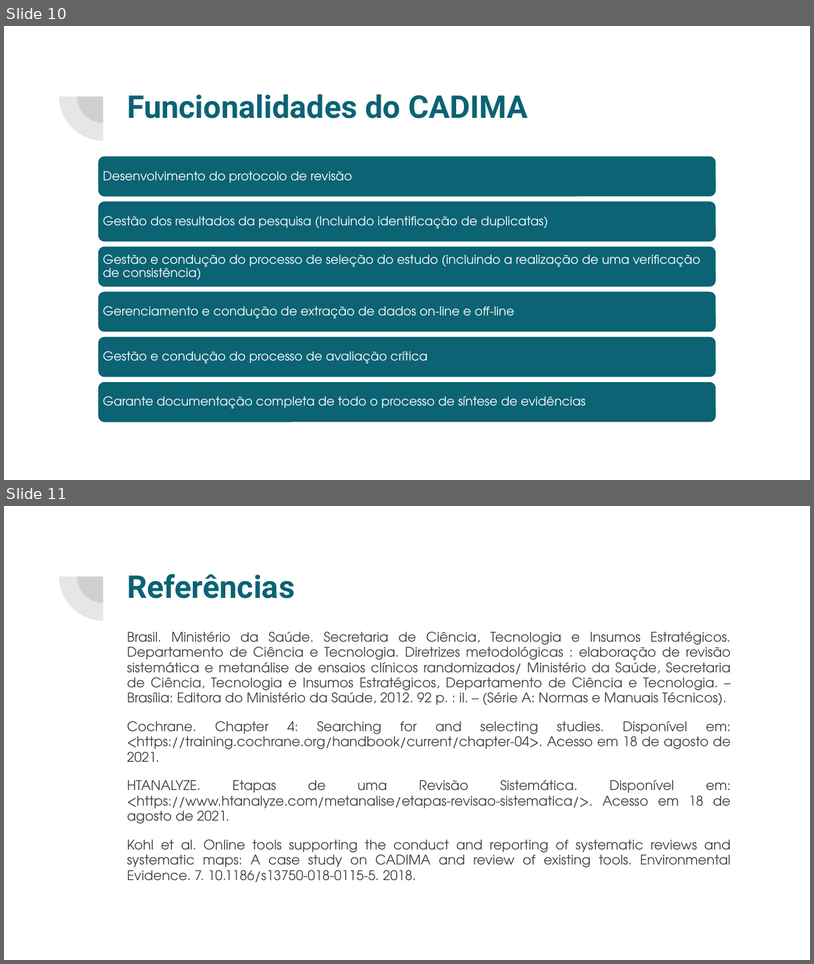
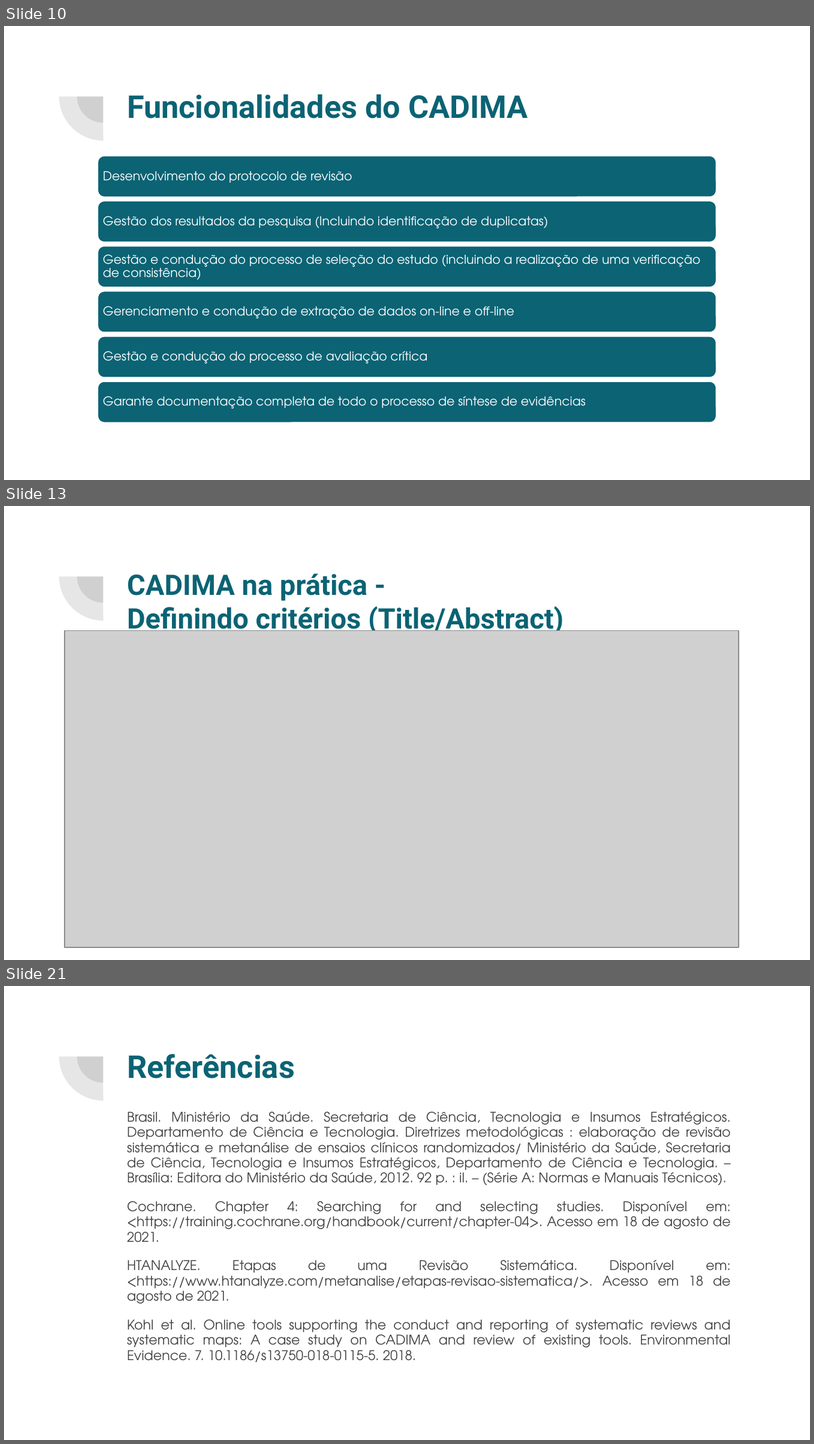
Before and after one commit to cglima/apresentacao-revisao-sistematica, a slide deck: apresentacao-revisao-sistematica.pptx. Shown one above the other, each under a label of ours: slides 10 and 11 before the commit, slides 10, 13 and 21 after it; the slides between them are not shown. The pictures are 814x964 and 814x1444 pixels, drawn with LibreOffice and Linux fonts; fonts in the diff are those of the drawing; grey boxes stand for pictures. Boxes give left, top, right and bottom in pixels: in the first picture for what was removed or moved away, otherwise in the second. Text is boxed around its words. In the diff, an @@ line names an element or a change of style, - is before the commit and + after.

Commit message:
Inserção de prints simulando o funcionamento do CADIMA nos slides da apresentação.

```diff
--- a/apresentacao-revisao-sistematica.pptx
+++ b/apresentacao-revisao-sistematica.pptx
@@ slide 13 added at [4,506,810,960], background #FFFFFF; not listed: 2 template elements that a slide beside it also shows @@
@@ title added at [127,573,564,636], 25.2 pt, text #0B6374, bold @@
+CADIMA na prática -
+Definindo critérios (Title/Abstract)
@@ picture added at [65,630,738,947] @@
@@ what was slide 11 is now slide 21 @@
```
Also in this commit, not shown: 1 slide changed, 9 other slides added.
